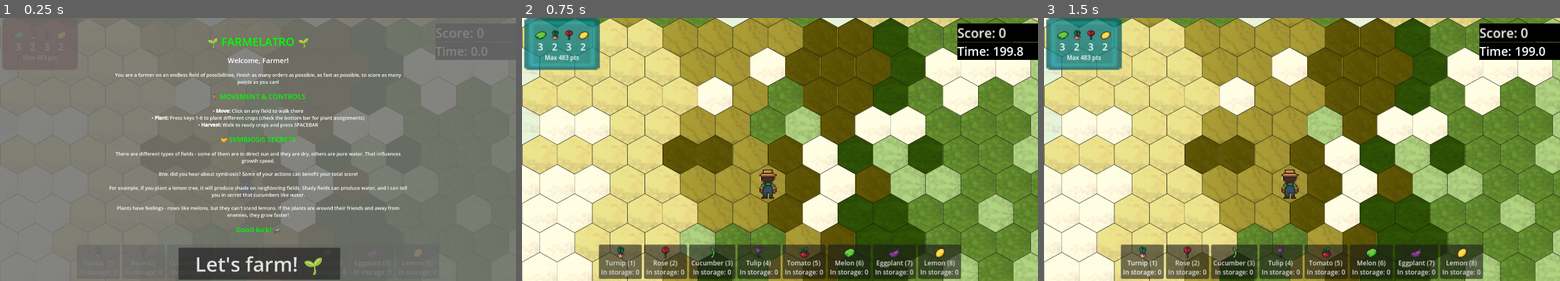
Above: before the commit, frames 1-3 (left to right).
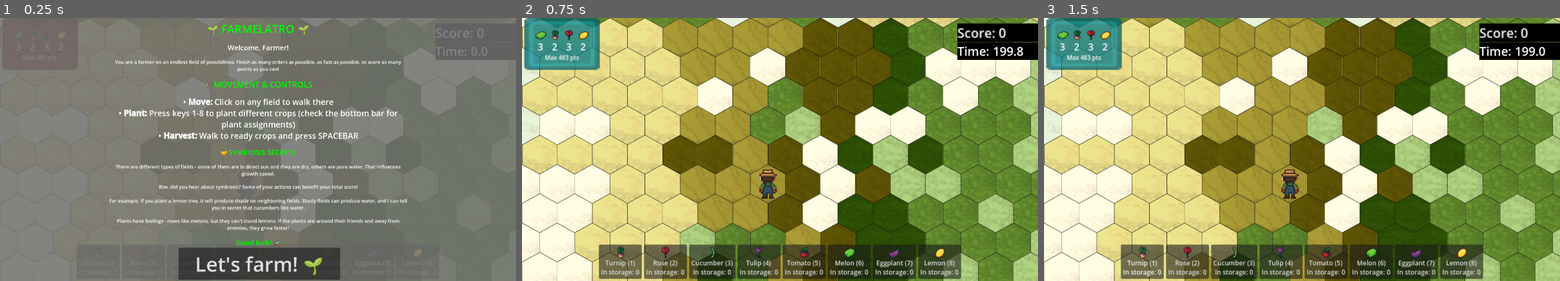
Above: after the commit, the same moments.

Repository: BlueDespero/slavicgamejam2025
Game: Godot game, scene res://main.tscn
Same seed, same stepped clock (60 frames per second), same inputs: the game is played once before the commit and once after it.
Inputs (mouse positions are in pixels of both pictures, inside the frame that each line leads up to):
- Up to frame 1 (0.25 s): no input
- Up to frame 2 (0.75 s): click "Let's farm! 🌱" at 0.5 s
- Up to frame 3 (1.5 s): tap Enter at 1.25 s; move the mouse to (1518, 52) at 1.27 s; tap 1 at 1.35 s; click (1518, 52) at 1.42 s

The runs differ from the first frame. In frame 1, 7.8% of the frame differs, in the area x 21-79%, y 2-87%; in frame 2, nothing differs; in frame 3, nothing differs.

Commit message:
Degubbing from playtests

Diff:
--- a/main.tscn
+++ b/main.tscn
@@ -47,9 +47,9 @@
 
 [font_size=18]You are a farmer on an endless field of possibilities. Finish as many orders as possible, as fast as possible, to score as many points as you can![/font_size]
 
-[font_size=26][color=green]🚶 MOVEMENT & CONTROLS[/color][/font_size]
+[font_size=30][color=green]🚶 MOVEMENT & CONTROLS[/color][/font_size]
 
-[font_size=18]• [b]Move:[/b] Click on any field to walk there
+[font_size=30]• [b]Move:[/b] Click on any field to walk there
 • [b]Plant:[/b] Press keys 1-8 to plant different crops (check the bottom bar for plant assignments)
 • [b]Harvest:[/b] Walk to ready crops and press SPACEBAR[/font_size]
 
--- a/reset_button.gd
+++ b/reset_button.gd
@@ -1,4 +1,5 @@
 extends Button
 
 func _on_pressed() -> void:
+	GameData.initialize_storage()
 	get_tree().reload_current_scene()
